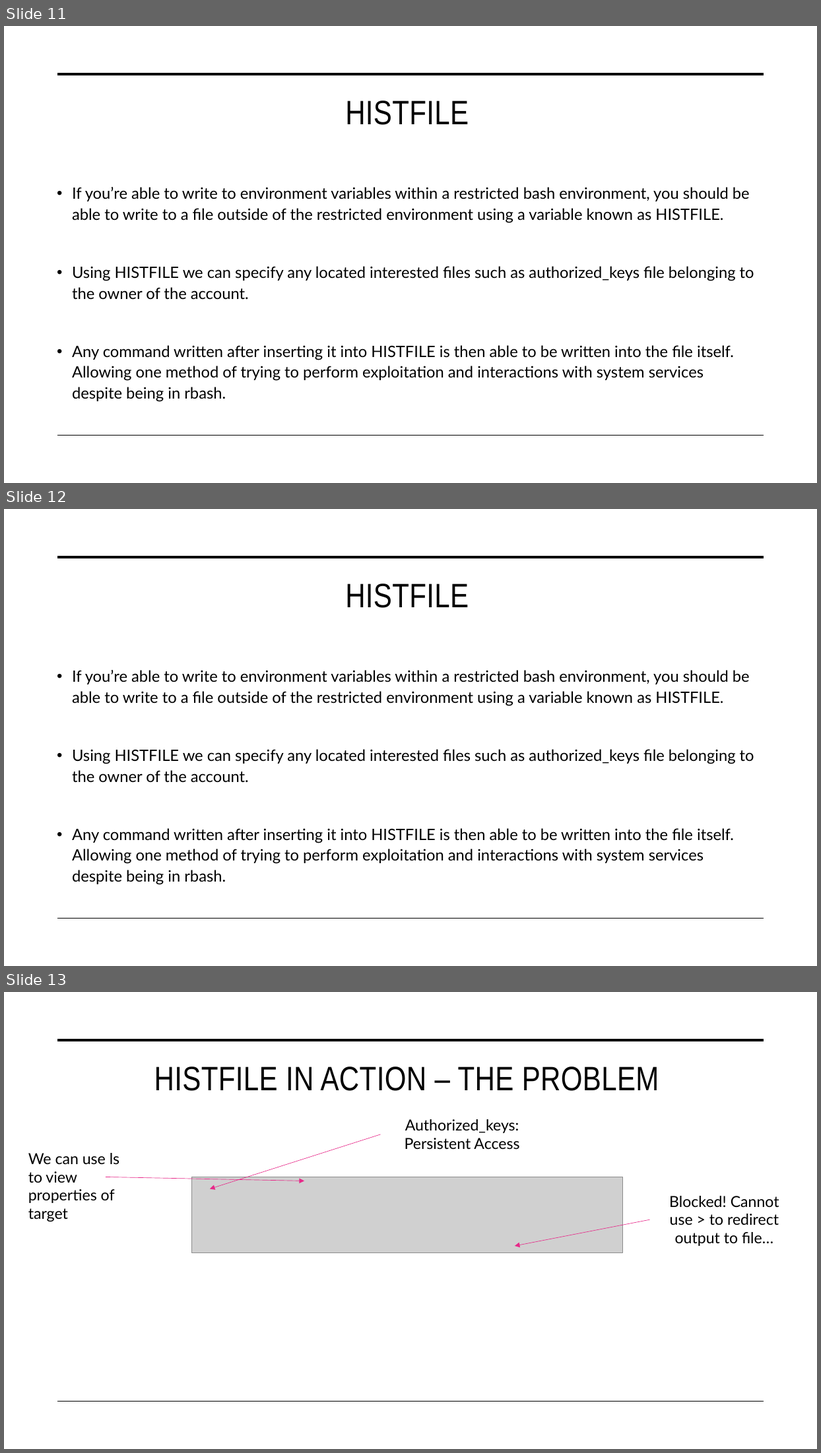
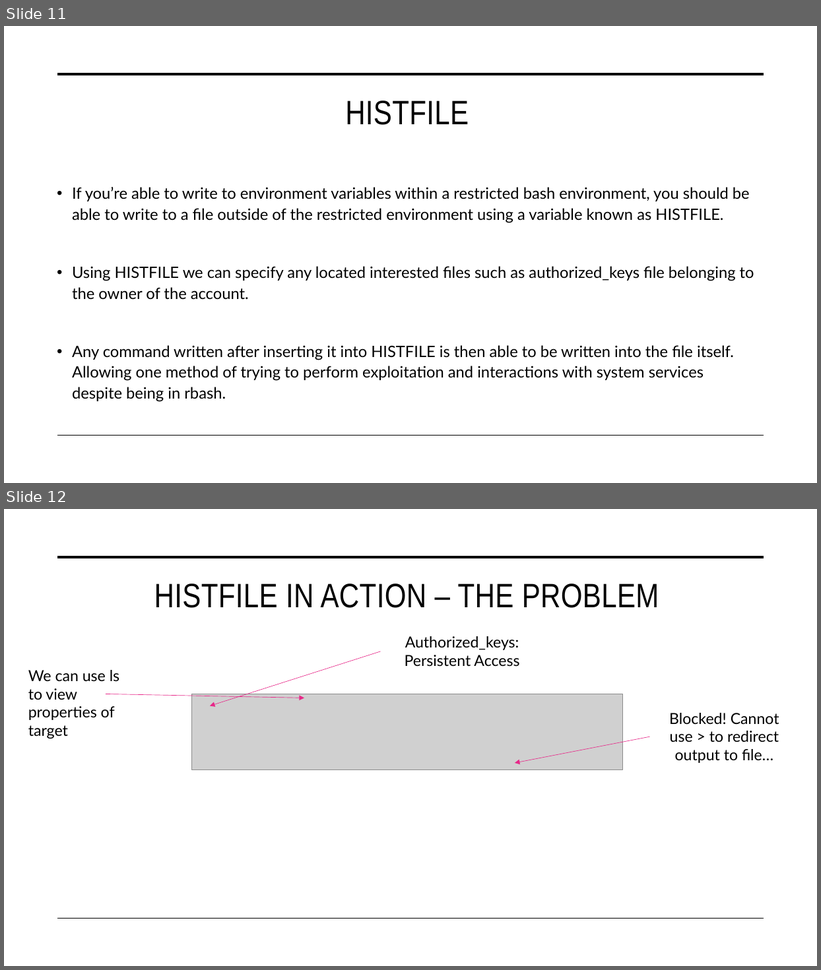
Before and after one commit to aqeebhussain122/hpc-offensive-security, a slide deck: Offensive Security Tactics for Linux Professionals - Linux Restricted Shell Escapes.pptx. Shown one above the other, each under a label of ours: slides 11, 12 and 13 before the commit, slides 11 and 12 after it. The pictures are 821x1453 and 821x970 pixels, drawn with LibreOffice and Linux fonts; fonts in the diff are those of the drawing; grey boxes stand for pictures. Boxes give left, top, right and bottom in pixels: in the first picture for what was removed or moved away, otherwise in the second. Text is boxed around its words. In the diff, an @@ line names an element or a change of style, - is before the commit and + after.

```diff
--- a/Offensive Security Tactics for Linux Professionals - Linux Restricted Shell Escapes.pptx
+++ b/Offensive Security Tactics for Linux Professionals - Linux Restricted Shell Escapes.pptx
@@ slide 12 removed at <box>4,509,817,966</box>, background #FFFFFF; not listed: 2 template elements that a slide beside it also shows @@
@@ title removed at <box>345,584,469,608</box> @@
-HISTFILE
@@ text removed at <box>72,670,754,885</box> @@
-• If you’re able to write to environment variables within a restricted bash environment, you should be able to write to a file outside of the restricted environment using a variable known as HISTFILE.
-• Using HISTFILE we can specify any located interested files such as authorized_keys file belonging to the owner of the account.
-• Any command written after inserting it into HISTFILE is then able to be written into the file itself. Allowing one method of trying to perform exploitation and interactions with system services despite being in rbash.
@@ what was slide 13 is now slide 12 @@
```
Also in this commit, not shown: 2 slides changed, 1 slide added, 1 other slide removed.
